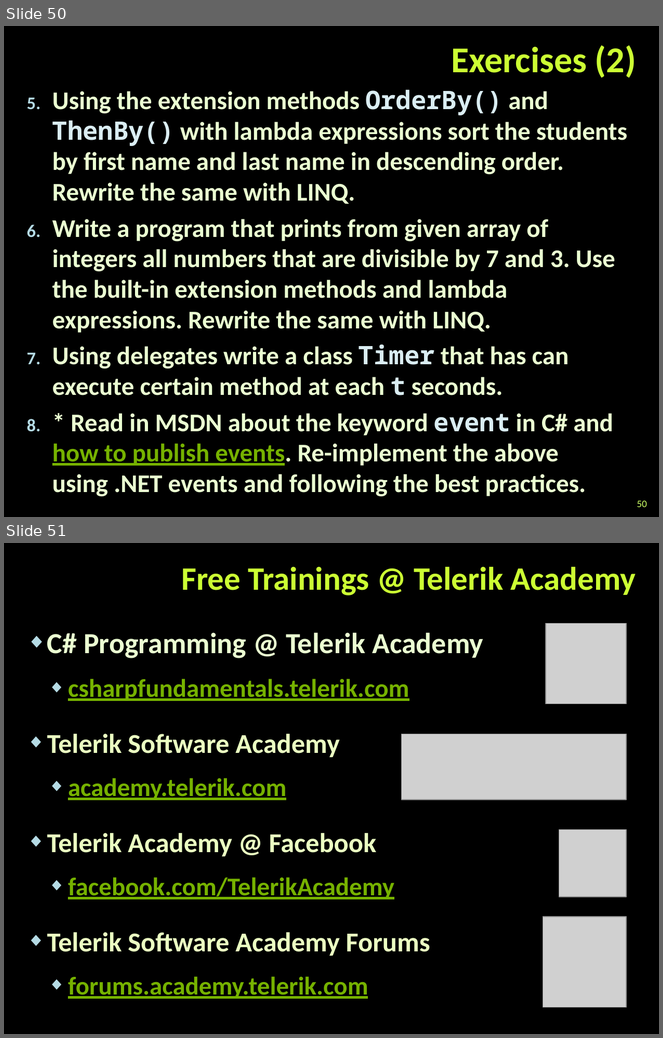
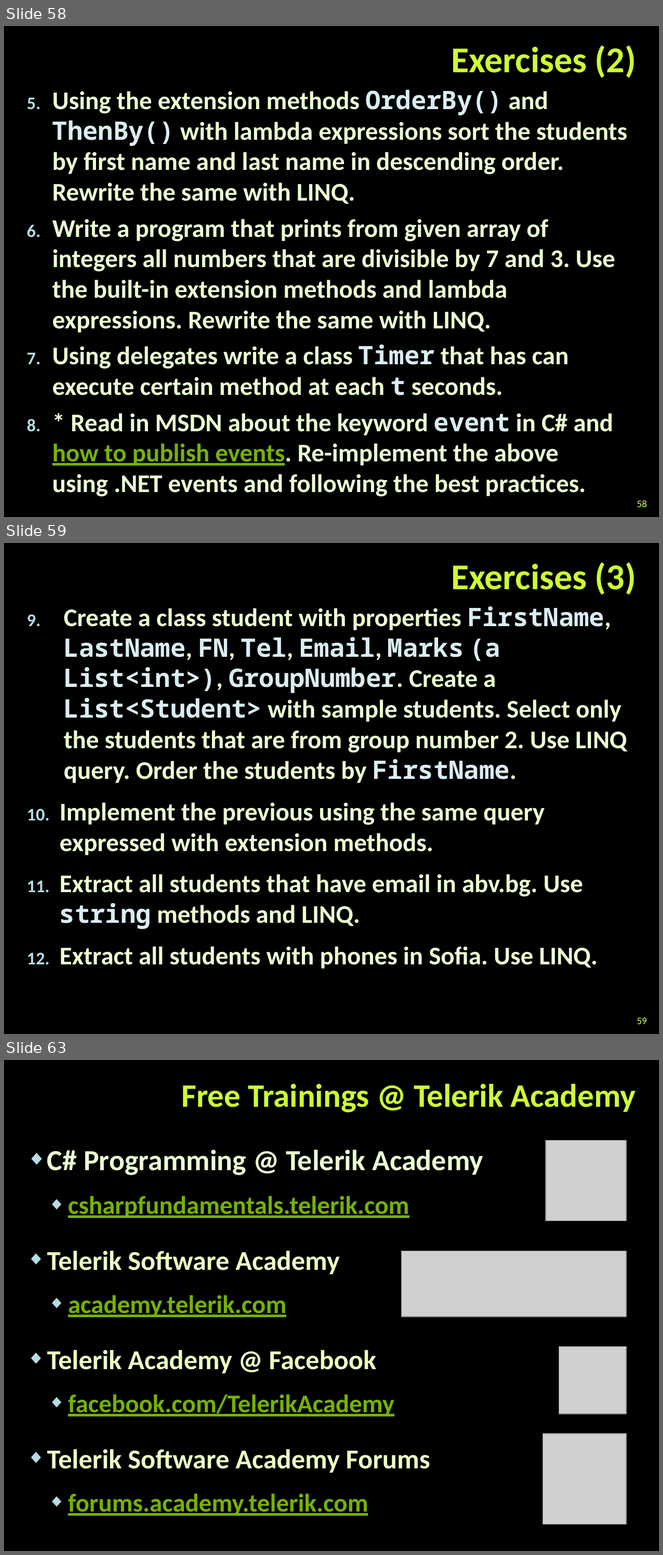
Before and after one commit to miroslavavramov/TelerikAcademy, a slide deck: CSharpOOP/17.ExtensionsDelegatesLambdaLINQ/Extension-Methods-Delegates-Lambda-LINQ.pptx. Shown one above the other, each under a label of ours: slides 50 and 51 before the commit, slides 58, 59 and 63 after it; the slides between them are not shown. The pictures are 663x1038 and 663x1555 pixels, drawn with LibreOffice and Linux fonts; fonts in the diff are those of the drawing; grey boxes stand for pictures; background and template pictures are left out. Boxes give left, top, right and bottom in pixels: in the first picture for what was removed or moved away, otherwise in the second. Text is boxed around its words. In the diff, an @@ line names an element or a change of style, - is before the commit and + after.

```diff
--- a/CSharpOOP/17.ExtensionsDelegatesLambdaLINQ/Extension-Methods-Delegates-Lambda-LINQ.pptx
+++ b/CSharpOOP/17.ExtensionsDelegatesLambdaLINQ/Extension-Methods-Delegates-Lambda-LINQ.pptx
@@ slide 59 added at [4, 543, 659, 1034], background picture (left out) @@
@@ title added at [451, 562, 636, 595], 40 pt, text #CCFF33, bold @@
+Exercises (3)
@@ text added at [60, 606, 627, 969], 28 pt, text #EBFFD2, bold @@
+9. Create a class student with properties FirstName, LastName, FN, Tel, Email, Marks (a List<int>), GroupNumber. Create a List<Student> with sample students. Select only the students that are from group number 2. Use LINQ query. Order the students by FirstName.
+10. Implement the previous using the same query expressed with extension methods.
+11. Extract all students that have email in abv.bg. Use string methods and LINQ.
+12. Extract all students with phones in Sofia. Use LINQ.
@@ page number added at [637, 1018, 647, 1025], 11 pt, text #CCFF66 @@
+59
@@ what was slide 50 is now slide 58 @@
@@ page number at [637, 501, 647, 508]: text changed @@
-50
+58
@@ what was slide 51 is now slide 63 @@
```
Also in this commit, not shown: 2 slides changed, 11 other slides added, 10 other files.
